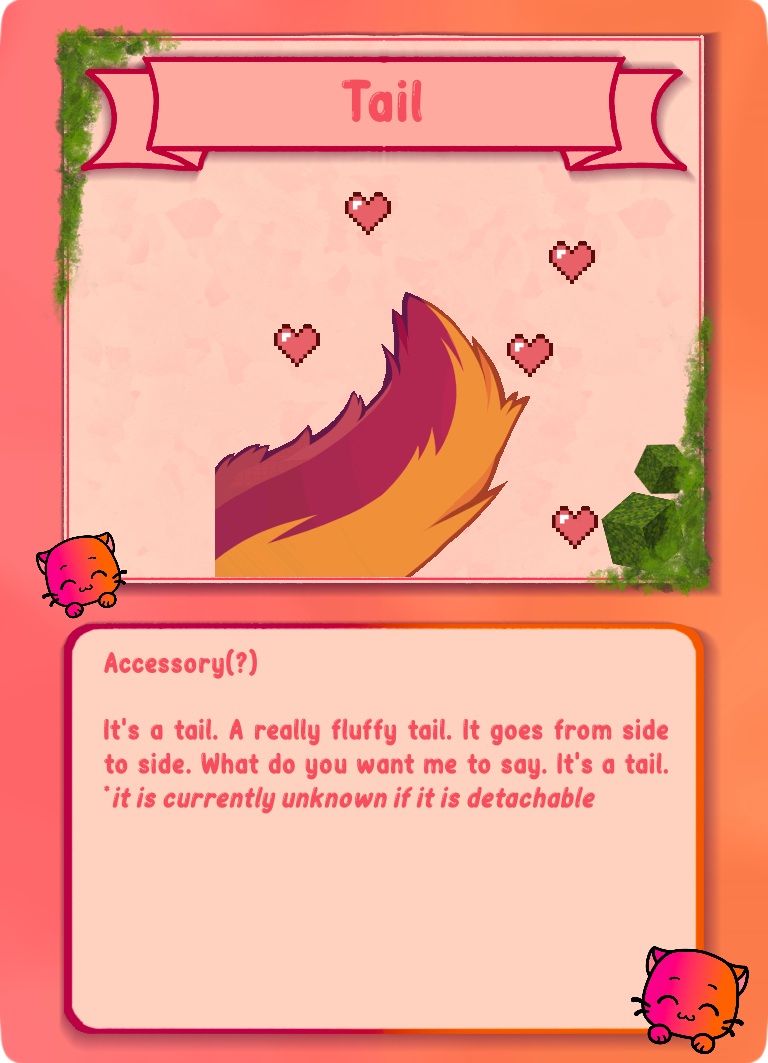
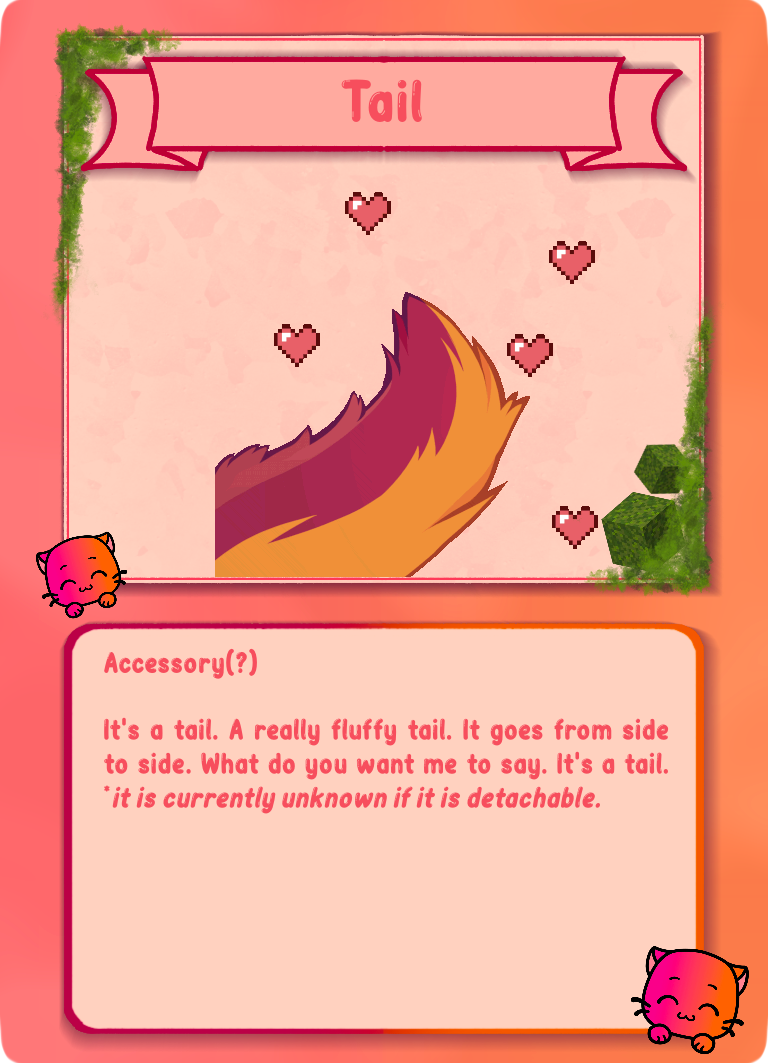
Revision of a layered 768×1063 image; what changed, layer by layer:
painted on "Accessory(?) ..." over left=595, top=803, right=600, bottom=808
